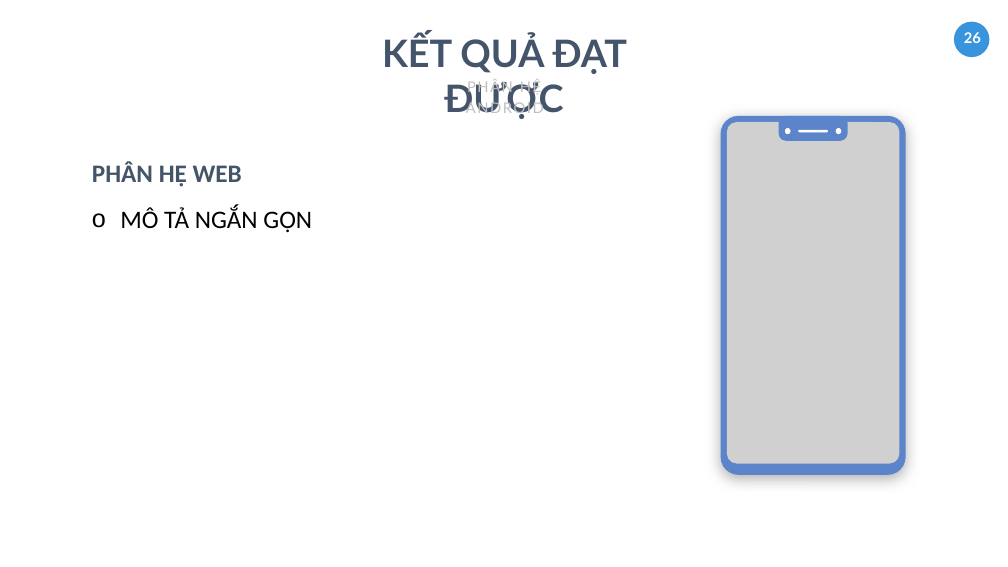
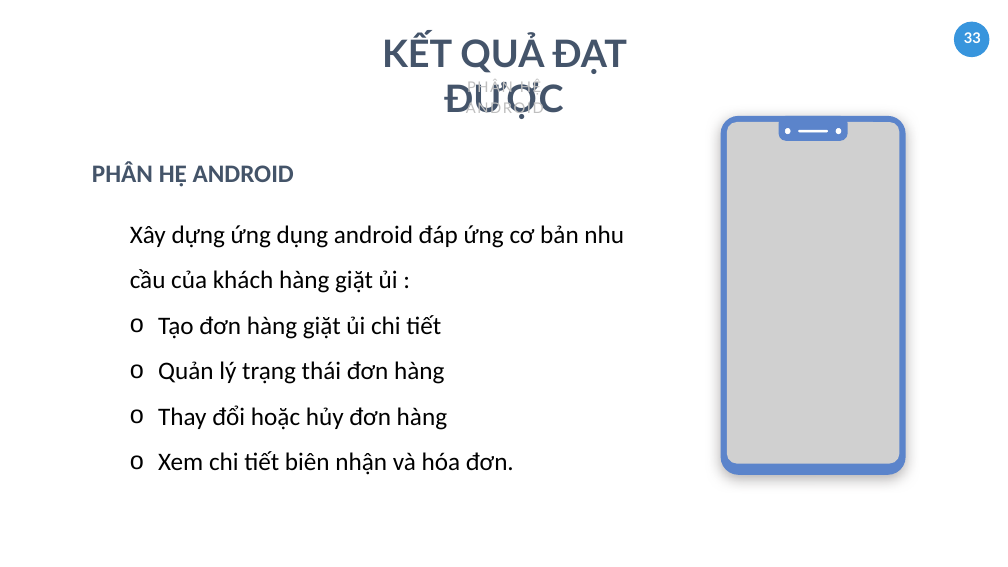
Before and after one commit to tranhoanghuan/Lu-n-v-n, a slide deck: slide 33 of baoCao/ppt_baocao/FREE Business Powerpoint Template.pptx (slide 26 before the commit). Drawn at 1008x567 pixels with LibreOffice and Linux fonts; fonts in the diff are those of the drawing; grey boxes stand for pictures. Boxes give left, top, right and bottom in pixels: in the first picture for what was removed or moved away, otherwise in the second. Text is boxed around its words. In the diff, an @@ line names an element or a change of style, - is before the commit and + after.

Commit message:
App section android

```diff
--- a/baoCao/ppt_baocao/FREE Business Powerpoint Template.pptx
+++ b/baoCao/ppt_baocao/FREE Business Powerpoint Template.pptx
@@ page number at (964, 32, 981, 43): text changed @@
-26
+33
@@ text at (92, 161, 294, 187): text changed @@
-      PHÂN HỆ WEB
+      PHÂN HỆ ANDROID
@@ text removed at (120, 207, 312, 233) @@
-o MÔ TẢ NGẮN GỌN
@@ text added at (130, 225, 624, 475), 48 pt, text #000000 @@
+    Xây dựng ứng dụng android đáp ứng cơ bản nhu cầu của khách hàng giặt ủi :
+    o Tạo đơn hàng giặt ủi chi tiết
+    o Quản lý trạng thái đơn hàng
+    o Thay đổi hoặc hủy đơn hàng
+    o Xem chi tiết biên nhận và hóa đơn.
```
Also in this commit, not shown: 2 other slides changed, 7 slides added, 1 other file.
